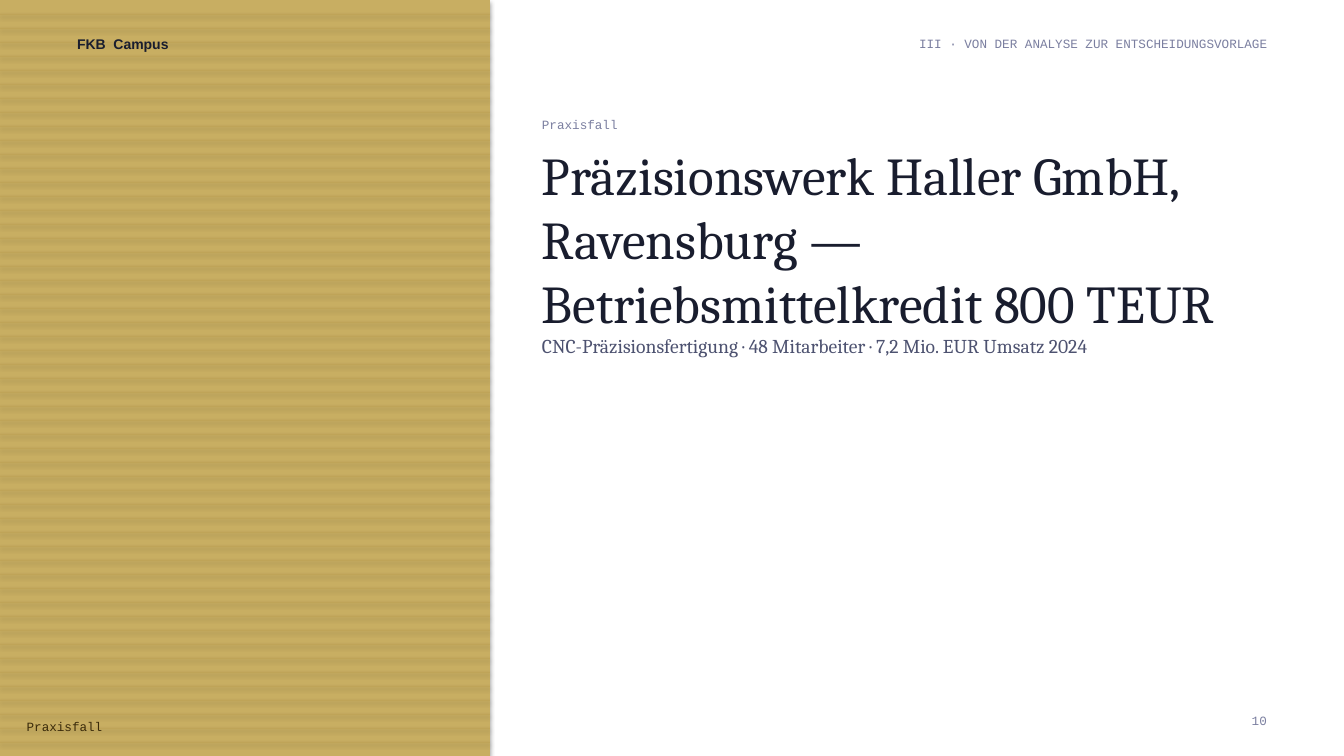
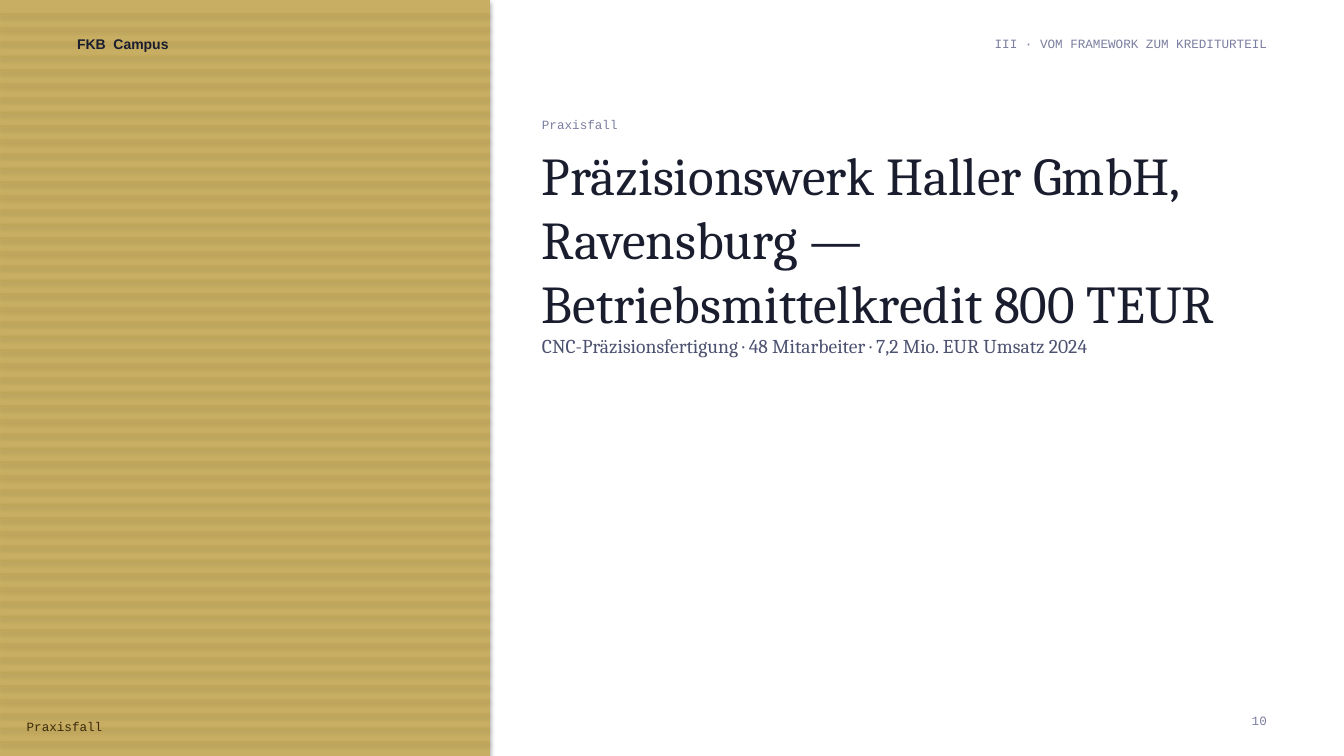
Before and after one commit to ck5rqc47pr-byte/firmenkundenakademie-online, a slide deck: slide 10 of public/downloads/praesentation/M22.pptx. Drawn at 1344x756 pixels with LibreOffice and Linux fonts; fonts in the diff are those of the drawing. Boxes give left, top, right and bottom in pixels: in the first picture for what was removed or moved away, otherwise in the second. Text is boxed around its words. In the diff, an @@ line names an element or a change of style, - is before the commit and + after.

```diff
--- a/public/downloads/praesentation/M22.pptx
+++ b/public/downloads/praesentation/M22.pptx
@@ text at (995,39,1267,48): text changed @@
-III · VON DER ANALYSE ZUR ENTSCHEIDUNGSVORLAGE
+III · VOM FRAMEWORK ZUM KREDITURTEIL
```
Also in this commit, not shown: 10 other slides changed.
